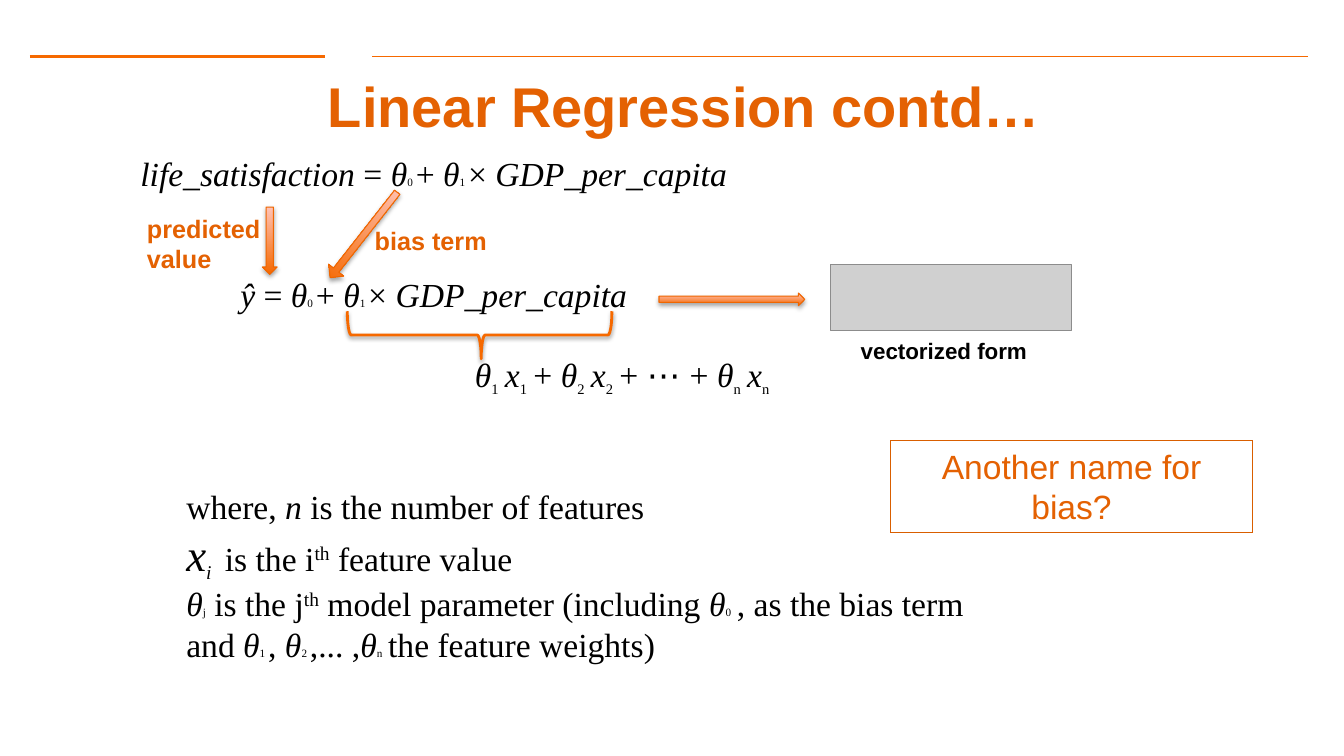
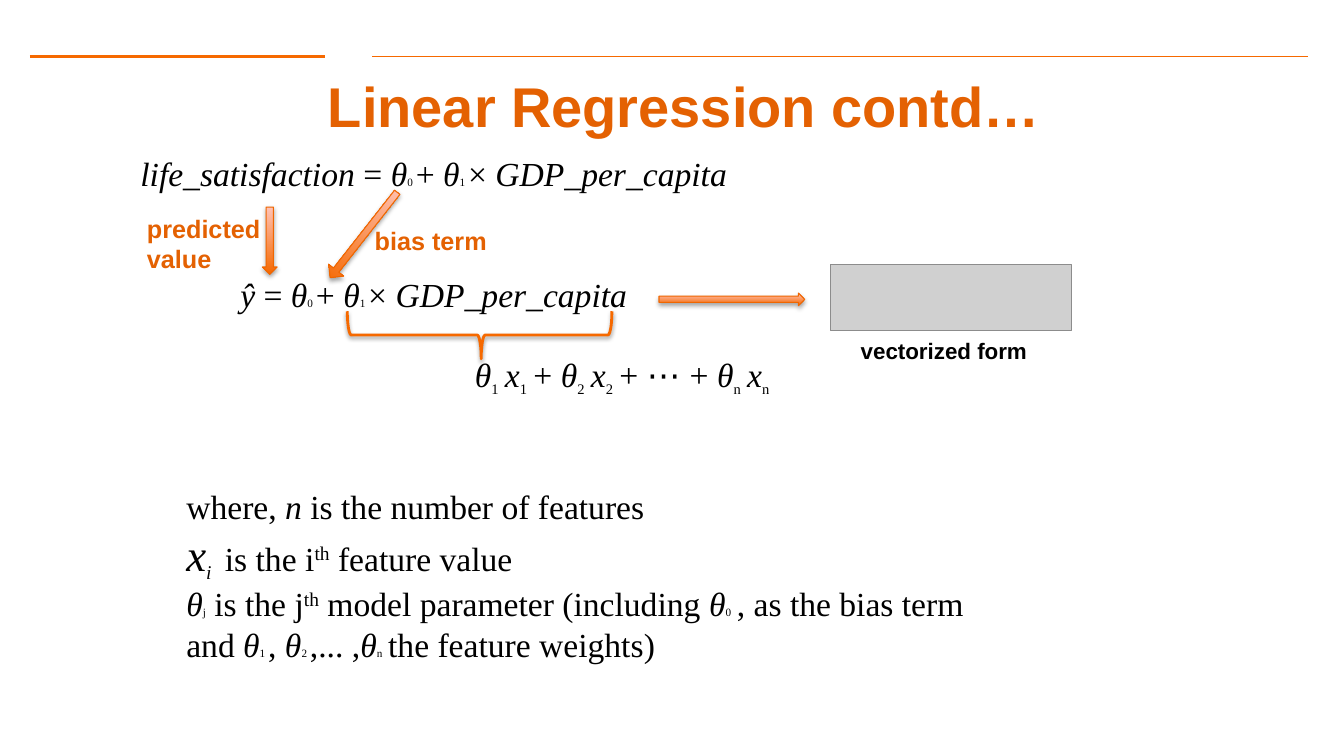
Before and after one commit to gk5951/RIT-DSCI-633-FDS, a slide deck: slide 7 of Syllabus/Lecture04/Lec04.pptx. Drawn at 1344x756 pixels with LibreOffice and Linux fonts; fonts in the diff are those of the drawing; grey boxes stand for pictures; background and template pictures are left out. Boxes give left, top, right and bottom in pixels: in the first picture for what was removed or moved away, otherwise in the second. Text is boxed around its words. In the diff, an @@ line names an element or a change of style, - is before the commit and + after.

```diff
--- a/Syllabus/Lecture04/Lec04.pptx
+++ b/Syllabus/Lecture04/Lec04.pptx
@@ rectangle removed at (890,442,1252,533) @@
-Another name for bias?
```
Also in this commit, not shown: 1 other slide changed, 3 other files.
